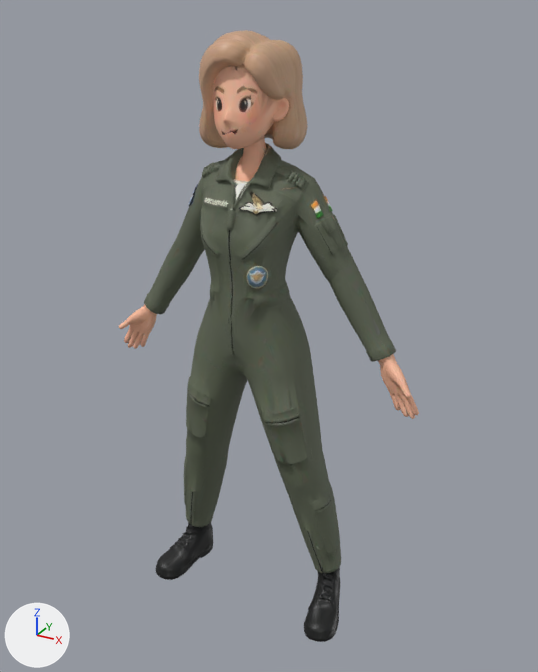
Two versions of the glTF model public/models/pilot_girl.glb, one commit apart.
The view is the same before and after, from a 50 mm lens placed at (0.0692, -0.1191, 0.1235), pointed at (0.0022, 0.0026, 0.0626). The lights are fixed; the arrows at lower left show +X, +Y and +Z. The first picture is the older version. Vertices at exactly the same position are counted once.
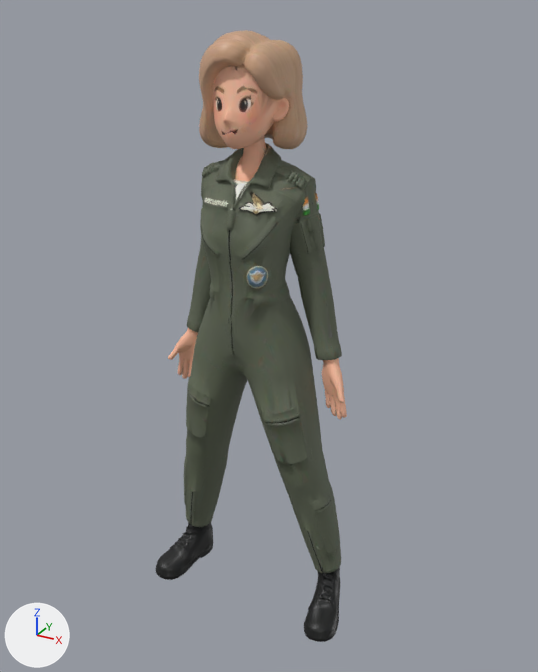
Pixel boxes (x1, y1, x2, y2) of what changed, in the pictures (538 x 672 px; the box of a moved part takes in the faces that stretch with it):
'Mesh_0.001', reshaped (36% narrower)
    before: (119, 30, 419, 642)
    after: (156, 30, 347, 642)
part 1 of me_mesh_0_001, moved or reshaped
    before: (298, 178, 419, 419)
    after: (290, 178, 347, 419)
part 2 of me_mesh_0_001, moved or reshaped
    before: (119, 177, 205, 349)
    after: (168, 202, 211, 379)

Patch to the scene script:
```diff
--- a/public/models/pilot_girl.glb.py
+++ b/public/models/pilot_girl.glb.py
@@ me_mesh_0_001 @@
 # used by ob_mesh_0_001; location = (0.0, 0.0, 0.0)
-me_mesh_0_001.from_pydata(...)  # 9686 vertices, 19997 faces; spans x -0.0349..0.0348, y -0.01..0.0103, z 0.0..0.12
+me_mesh_0_001.from_pydata(...)  # 9686 vertices, 19997 faces; spans x -0.0233..0.0232, y -0.01..0.0103, z 0.0..0.12
+# me_mesh_0_001 part 1: 945 of the vertices in x 0.0116..0.0348, y -0.0016..0.007, z 0.0524..0.0939 are turned 17.9 degrees about the y axis through their middle, then moved by (-0.0081, 0.0, -0.002)
+# me_mesh_0_001 part 2: 755 of the vertices in x -0.0349..-0.0115, y -0.0016..0.007, z 0.0524..0.094 are turned -18.1 degrees about the y axis through their middle, then moved by (0.0082, 0.0, -0.0021)
 me_mesh_0_001.materials.append(mat_material_0_001)
```
